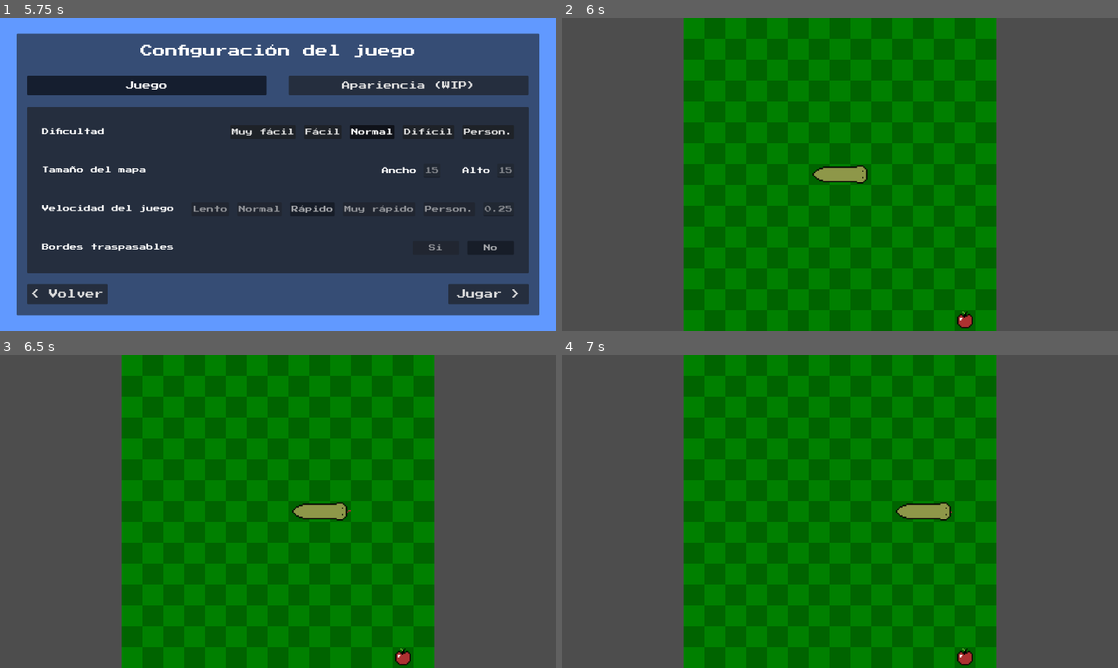
Above: before the commit, frames 1-4 (two rows, left to right).
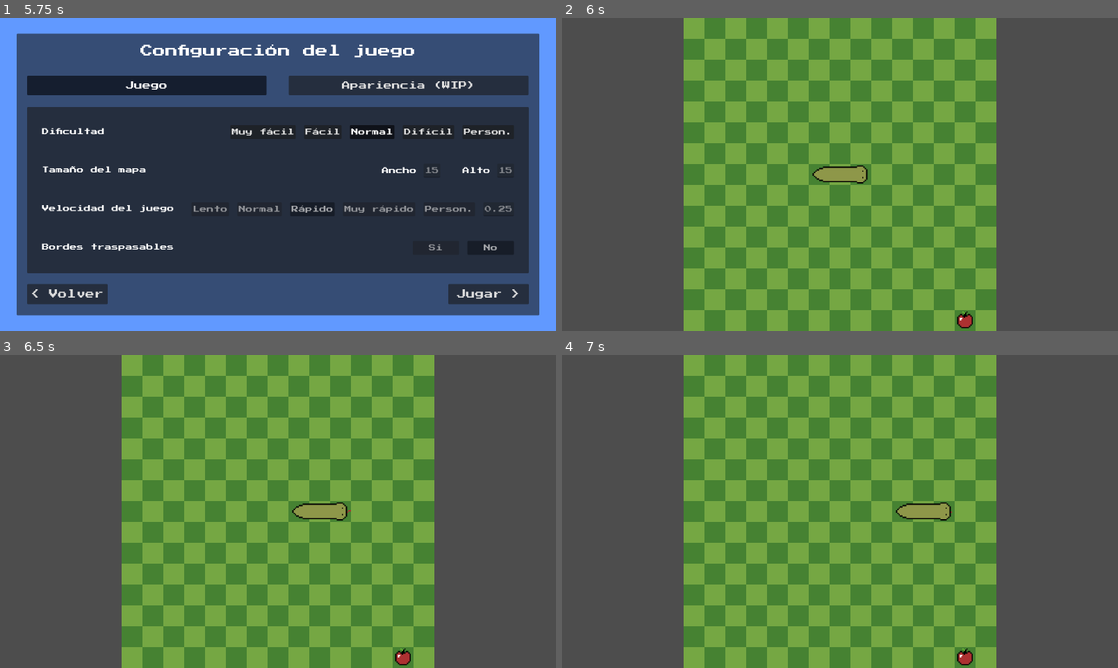
Above: after the commit, the same moments.

Repository: iTzFireFoxX/Godot-Snake
Game: Godot game, scene res://scenes/Main.tscn
Two runs of this game, one before a commit and one after it. Both use one fixed random seed, a clock stepped at 60 frames per second and the inputs below.
Inputs:
- Up to frame 1 (5.75 s): click "Jugar" at 0.5 s; click "Muy fácil" at 1.25 s; click "Fácil" at 2 s; click "Difícil" at 2.75 s; click "Person." at 3.5 s; click "Normal" at 4.25 s; click "Normal" at 5 s
- Up to frame 2 (6 s): click "Jugar >" at 5.75 s
- Up to frame 3 (6.5 s): no input
- Up to frame 4 (7 s): hold D (move_right) from 6.53 s (still down)

Frame 1 is identical in both runs. In frame 2, 56% of the frame differs, in the area x 21-79%, y 0-100%; in frame 3, 56%; in frame 4, 56%.

Commit message:
Implementacion para cambiar el color del mapa

Diff:
--- a/globals/game_settings.gd
+++ b/globals/game_settings.gd
@@ -1,5 +1,11 @@
 extends Node
 
+
+# Config del juego
 var map_size: Vector2i
 var game_vel: float
 var passable_walls: bool
+
+# Config de apariencia
+
+var map_color: Array[Color]
--- a/scenes/Game.tscn
+++ b/scenes/Game.tscn
@@ -42,24 +42,24 @@
 "speed": 5.0
 }]
 
-[node name="Game" type="Node2D"]
+[node name="Game" type="Node2D" unique_id=2032693664]
 script = ExtResource("1_cpr0p")
 metadata/_edit_horizontal_guides_ = [522.0]
 
-[node name="Snake" type="Node2D" parent="."]
+[node name="Snake" type="Node2D" parent="." unique_id=2025226230]
 script = ExtResource("2_78awf")
 
-[node name="Head" type="AnimatedSprite2D" parent="Snake"]
+[node name="Head" type="AnimatedSprite2D" parent="Snake" unique_id=1035648528]
 sprite_frames = SubResource("SpriteFrames_qy1jj")
 animation = &"head_animation"
 
-[node name="Camera" type="Camera2D" parent="."]
+[node name="Camera" type="Camera2D" parent="." unique_id=590421902]
 script = ExtResource("4_78awf")
 
-[node name="Apple" type="Sprite2D" parent="."]
+[node name="Apple" type="Sprite2D" parent="." unique_id=1017815972]
 texture = ExtResource("5_s0nni")
 
-[node name="UI" type="Control" parent="."]
+[node name="UI" type="Control" parent="." unique_id=322810015]
 layout_mode = 3
 anchors_preset = 0
 offset_right = 40.0
--- a/scenes/MainMenu.tscn
+++ b/scenes/MainMenu.tscn
@@ -193,7 +193,6 @@
 offset_top = -11.5
 offset_right = 180.0
 offset_bottom = 11.5
-grow_horizontal = 2
 grow_vertical = 2
 theme_override_fonts/font = ExtResource("3_2wh52")
 theme_override_font_sizes/font_size = 20
@@ -489,13 +488,90 @@
 unique_name_in_owner = true
 layout_mode = 1
 anchors_preset = -1
+anchor_left = 0.02
+anchor_top = 0.04
+anchor_right = 0.98
+anchor_bottom = 0.96
+grow_horizontal = 2
+grow_vertical = 2
+metadata/_edit_use_anchors_ = true
+
+[node name="AppearanceTabVBContainer" type="VBoxContainer" parent="MainMenuARContainer/PlayMenuControl/PlayConfigPanel/TabMenuPanel/AppearanceTabScroll" unique_id=775439407]
+layout_mode = 2
+size_flags_horizontal = 3
+size_flags_vertical = 3
+
+[node name="MapColorControl" type="Control" parent="MainMenuARContainer/PlayMenuControl/PlayConfigPanel/TabMenuPanel/AppearanceTabScroll/AppearanceTabVBContainer" unique_id=1750301013]
+layout_mode = 2
+size_flags_vertical = 3
+
+[node name="MapColorLabel" type="Label" parent="MainMenuARContainer/PlayMenuControl/PlayConfigPanel/TabMenuPanel/AppearanceTabScroll/AppearanceTabVBContainer/MapColorControl" unique_id=2012499382]
+layout_mode = 1
+anchors_preset = -1
 anchor_left = 0.01
-anchor_top = 0.03
+anchor_top = 0.5
+anchor_right = 0.01
+anchor_bottom = 0.5
+offset_top = -11.5
+offset_right = 280.0
+offset_bottom = 11.5
+grow_vertical = 2
+theme_override_fonts/font = ExtResource("3_2wh52")
+theme_override_font_sizes/font_size = 20
+text = "Color del mapa"
+
+[node name="MapColorHBContainer" type="HBoxContainer" parent="MainMenuARContainer/PlayMenuControl/PlayConfigPanel/TabMenuPanel/AppearanceTabScroll/AppearanceTabVBContainer/MapColorControl" unique_id=283983863]
+layout_mode = 1
+anchors_preset = -1
+anchor_left = 0.99
+anchor_top = 0.5
 anchor_right = 0.99
-anchor_bottom = 0.97
-grow_horizontal = 2
-grow_vertical = 2
-metadata/_edit_use_anchors_ = true
+anchor_bottom = 0.5
+offset_left = -132.0
+offset_top = -20.0
+offset_bottom = 20.0
+grow_horizontal = 0
+grow_vertical = 2
+theme_override_constants/separation = 20
+
+[node name="MapColorsOpButton" type="OptionButton" parent="MainMenuARContainer/PlayMenuControl/PlayConfigPanel/TabMenuPanel/AppearanceTabScroll/AppearanceTabVBContainer/MapColorControl/MapColorHBContainer" unique_id=196404644]
+unique_name_in_owner = true
+layout_mode = 2
+size_flags_horizontal = 3
+theme_override_fonts/font = ExtResource("3_2wh52")
+theme_override_font_sizes/font_size = 20
+item_count = 3
+popup/item_0/text = "Verde"
+popup/item_0/id = 0
+popup/item_1/text = "Azul"
+popup/item_1/id = 1
+popup/item_2/text = "Rojo"
+popup/item_2/id = 2
+
+[node name="ColorPreviewGContainer" type="GridContainer" parent="MainMenuARContainer/PlayMenuControl/PlayConfigPanel/TabMenuPanel/AppearanceTabScroll/AppearanceTabVBContainer/MapColorControl/MapColorHBContainer" unique_id=1420153061]
+unique_name_in_owner = true
+layout_mode = 2
+size_flags_horizontal = 6
+size_flags_vertical = 4
+theme_override_constants/h_separation = 0
+theme_override_constants/v_separation = 0
+columns = 2
+
+[node name="CR1" type="ColorRect" parent="MainMenuARContainer/PlayMenuControl/PlayConfigPanel/TabMenuPanel/AppearanceTabScroll/AppearanceTabVBContainer/MapColorControl/MapColorHBContainer/ColorPreviewGContainer" unique_id=925494578]
+custom_minimum_size = Vector2(20, 20)
+layout_mode = 2
+
+[node name="CR2" type="ColorRect" parent="MainMenuARContainer/PlayMenuControl/PlayConfigPanel/TabMenuPanel/AppearanceTabScroll/AppearanceTabVBContainer/MapColorControl/MapColorHBContainer/ColorPreviewGContainer" unique_id=1106608904]
+custom_minimum_size = Vector2(20, 20)
+layout_mode = 2
+
+[node name="CR3" type="ColorRect" parent="MainMenuARContainer/PlayMenuControl/PlayConfigPanel/TabMenuPanel/AppearanceTabScroll/AppearanceTabVBContainer/MapColorControl/MapColorHBContainer/ColorPreviewGContainer" unique_id=90873271]
+custom_minimum_size = Vector2(20, 20)
+layout_mode = 2
+
+[node name="CR4" type="ColorRect" parent="MainMenuARContainer/PlayMenuControl/PlayConfigPanel/TabMenuPanel/AppearanceTabScroll/AppearanceTabVBContainer/MapColorControl/MapColorHBContainer/ColorPreviewGContainer" unique_id=942975798]
+custom_minimum_size = Vector2(20, 20)
+layout_mode = 2
 
 [node name="BackButton" type="Button" parent="MainMenuARContainer/PlayMenuControl/PlayConfigPanel" unique_id=996872414]
 layout_mode = 1
@@ -608,6 +684,7 @@
 [connection signal="pressed" from="MainMenuARContainer/PlayMenuControl/PlayConfigPanel/TabMenuPanel/GameTabScroll/GameTabVBContainer/GameVelControl/GameVelButtons/CustomVelButton" to="." method="_on_custom_vel_button_pressed"]
 [connection signal="pressed" from="MainMenuARContainer/PlayMenuControl/PlayConfigPanel/TabMenuPanel/GameTabScroll/GameTabVBContainer/PassableWallsControl/PassableWallsButtons/PWYesButton" to="." method="_on_pw_yes_button_pressed"]
 [connection signal="pressed" from="MainMenuARContainer/PlayMenuControl/PlayConfigPanel/TabMenuPanel/GameTabScroll/GameTabVBContainer/PassableWallsControl/PassableWallsButtons/PWNoButton" to="." method="_on_pw_no_button_pressed"]
+[connection signal="item_selected" from="MainMenuARContainer/PlayMenuControl/PlayConfigPanel/TabMenuPanel/AppearanceTabScroll/AppearanceTabVBContainer/MapColorControl/MapColorHBContainer/MapColorsOpButton" to="." method="_on_map_colors_op_button_item_selected"]
 [connection signal="pressed" from="MainMenuARContainer/PlayMenuControl/PlayConfigPanel/BackButton" to="." method="_on_back_button_pressed"]
 [connection signal="pressed" from="MainMenuARContainer/PlayMenuControl/PlayConfigPanel/PlayButton" to="." method="_on_play_button_pressed"]
 [connection signal="pressed" from="MainMenuARContainer/OptionsMenuControl/OptionsPanel/BackButton" to="." method="_on_back_button_pressed"]
--- a/scenes/scripts/game.gd
+++ b/scenes/scripts/game.gd
@@ -3,9 +3,9 @@
 
 # Definir variables
 var timer : float # Cuenta el tiempo para actualizar cada tick del juego
-var map_size: Vector2i # Tamaño del mapa en cantidad de casillas (ancho y alto)
+
 var cell_size: int # Tamaño de las casillas cuadradas
-var game_vel: float # Intervalo de velocidad a la que avanza el juego en segundos
+
 var apple: Sprite2D # Nodo de la manzana
 var apple_pos: Vector2i # Posicion de la manzana (casilla)
 var snake: Node2D # Nodo de la serpiente
@@ -15,11 +15,19 @@
 
 var rng = RandomNumberGenerator.new() # Generación de números aleatorios
 
+# Config del juego
+
+@onready var map_size = GameSettings.map_size # Tamaño del mapa en cantidad de casillas (ancho y alto)
+@onready var game_vel = GameSettings.game_vel # Intervalo de velocidad a la que avanza el juego en segundos
+@onready var passable_walls = GameSettings.passable_walls # Booleano para definir si los bordes son traspasables
+
+
+# Config de apariencia
+
+@onready var map_color = GameSettings.map_color # Color del mapa
+
 
 func _ready():
-
-	map_size = GameSettings.map_size
-	game_vel = GameSettings.game_vel
 
 	win = false
 	snake = $Snake
@@ -28,6 +36,11 @@
 
 	call_deferred("drawApple")
 	queue_redraw()
+
+
+func _draw():
+	_drawMap(map_size, map_color)
+
 
 func _process(delta):
 	# Comprobar inputs
@@ -62,7 +75,7 @@
 			win = true
 
 		# Perder
-		elif snake.snake[0][0] in snake_pos or ((snake.snake[0][0].x >= map_size.x or snake.snake[0][0].x < 0 or snake.snake[0][0].y >= map_size.y or snake.snake[0][0].y < 0) and GameSettings.passable_walls == false): #XD
+		elif snake.snake[0][0] in snake_pos or ((snake.snake[0][0].x >= map_size.x or snake.snake[0][0].x < 0 or snake.snake[0][0].y >= map_size.y or snake.snake[0][0].y < 0) and passable_walls == false): #XD
 			print("perdiste")
 			get_tree().change_scene_to_file("res://scenes/MainMenu.tscn")
 
@@ -72,16 +85,7 @@
 
 		snake.drawSnakeSprites()
 
-func _draw():
-	# Dibujar el mapa en base al tamaño definido anteriormente
-	for x in range(map_size.x):
-		for y in range(map_size.y):
-			var pos = Vector2i(x * cell_size, y * cell_size)
-			# Dibujar las casillas de manera intercalada
-			if x % 2 == y % 2:
-				draw_rect(Rect2(pos, Vector2i(cell_size, cell_size)), Color.WEB_GREEN, true)
-			else:
-				draw_rect(Rect2(pos, Vector2i(cell_size, cell_size)), Color.DARK_GREEN, true)
+
 
 func drawApple(): # Dibuja la manzana en el mapa de forma aleatoria teniendo en cuenta a la serpiente
 	var n: int
@@ -121,3 +125,15 @@
 	for i in node.get_children():
 		if i is Sprite2D:
 			i.queue_free()
+
+
+func _drawMap(map_size: Vector2i, color: Array[Color]) -> void:
+	# Dibujar el mapa en base al tamaño
+	for x in range(map_size.x):
+		for y in range(map_size.y):
+			var pos = Vector2i(x * cell_size, y * cell_size)
+			# Dibujar las casillas de manera intercalada
+			if x % 2 == y % 2:
+				draw_rect(Rect2(pos, Vector2i(cell_size, cell_size)), color[0], true)
+			else:
+				draw_rect(Rect2(pos, Vector2i(cell_size, cell_size)), color[1], true)
--- a/scenes/scripts/main_menu.gd
+++ b/scenes/scripts/main_menu.gd
@@ -30,6 +30,9 @@
 @onready var HeightInput = %HeightInput
 @onready var CustomVelInput = %CustomVelInput
 
+@onready var MapColorsOpButton = %MapColorsOpButton
+@onready var ColorPreviewGContainer = %ColorPreviewGContainer
+
 
 func _ready():
 	VersionLabel.text = "v" + str(ProjectSettings.get("application/config/version")) # Obtener la versión actual del proyecto
@@ -46,8 +49,11 @@
 	NormalDiffButton.button_pressed = true
 	_on_normal_diff_button_pressed()
 
-	toggleEditablePlayConfig(false)
-	CustomVelInput.editable = false
+	_toggleEditablePlayConfig(false)
+	CustomVelInput.editable = false
+
+	MapColorsOpButton.selected = 0
+	_on_map_colors_op_button_item_selected(0)
 
 
 func _on_options_pressed() -> void: # Menu de opciones
@@ -87,7 +93,7 @@
 
 
 func _on_very_easy_diff_button_pressed() -> void:
-	toggleEditablePlayConfig(false)
+	_toggleEditablePlayConfig(false)
 	WidhtInput.text = "5"
 	HeightInput.text = "5"
 	SlowVelButton.button_pressed = true
@@ -97,7 +103,7 @@
 
 
 func _on_easy_diff_button_pressed() -> void:
-	toggleEditablePlayConfig(false)
+	_toggleEditablePlayConfig(false)
 	WidhtInput.text = "10"
 	HeightInput.text = "10"
 	NormalVelButton.button_pressed = true
@@ -107,7 +113,7 @@
 
 
 func _on_normal_diff_button_pressed() -> void:
-	toggleEditablePlayConfig(false)
+	_toggleEditablePlayConfig(false)
 	WidhtInput.text = "15"
 	HeightInput.text = "15"
 	FastVelButton.button_pressed = true
@@ -117,7 +123,7 @@
 
 
 func _on_hard_diff_button_pressed() -> void:
-	toggleEditablePlayConfig(false)
+	_toggleEditablePlayConfig(false)
 	WidhtInput.text = "20"
 	HeightInput.text = "20"
 	VeryFastVelButton.button_pressed = true
@@ -126,7 +132,7 @@
 	_on_pw_no_button_pressed()
 
 
-func toggleEditablePlayConfig(toggle: bool) -> void:
+func _toggleEditablePlayConfig(toggle: bool) -> void:
 	WidhtInput.editable = toggle
 	HeightInput.editable = toggle
 
@@ -150,7 +156,7 @@
 
 
 func _on_custom_diff_button_pressed() -> void:
-	toggleEditablePlayConfig(true)
+	_toggleEditablePlayConfig(true)
 
 
 func _on_slow_vel_button_pressed() -> void:
@@ -183,3 +189,26 @@
 
 func _on_pw_no_button_pressed() -> void:
 	GameSettings.passable_walls = false
+
+
+func _on_map_colors_op_button_item_selected(index: int) -> void:
+	var color1: Color
+	var color2: Color
+
+	match index:
+		0: # Verde
+			color1 = Color("#75a743")
+			color2 = Color("#468232")
+		1: # Azul
+			color1 = Color("#4f8fba")
+			color2 = Color("#3c5e8b")
+		2: # Rojo
+			color1 = Color("#a53030")
+			color2 = Color("#752438")
+
+	ColorPreviewGContainer.get_node("CR1").color = color1
+	ColorPreviewGContainer.get_node("CR4").color = color1
+	ColorPreviewGContainer.get_node("CR2").color = color2
+	ColorPreviewGContainer.get_node("CR3").color = color2
+
+	GameSettings.map_color = [color1, color2]
Not shown: 1 places in scenes/Game.tscn that only renumber resources
